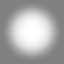
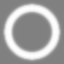
Layers edited between the first and the second 64 × 64 image:
added layer "Shape-RingFuzzy #1" (merge) above "Shape-Ring" over left=1, top=1, right=63, bottom=63
renamed "Shape" to "Shape-Dot", hid it over left=1, top=1, right=63, bottom=63
